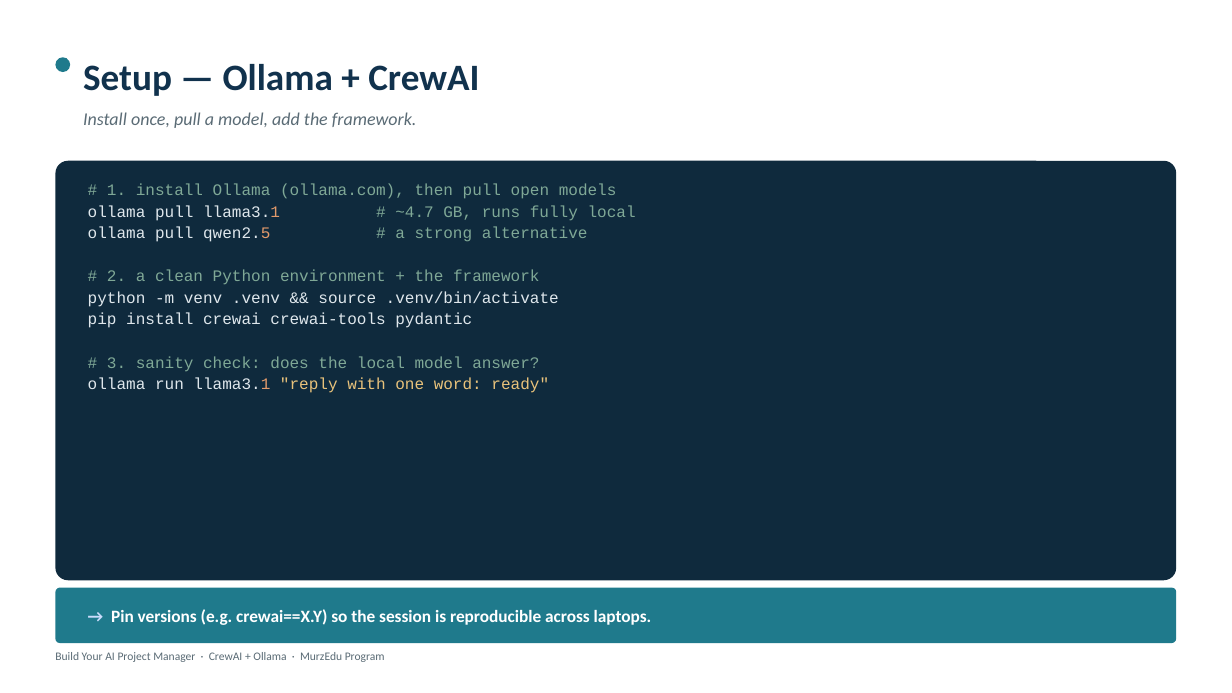
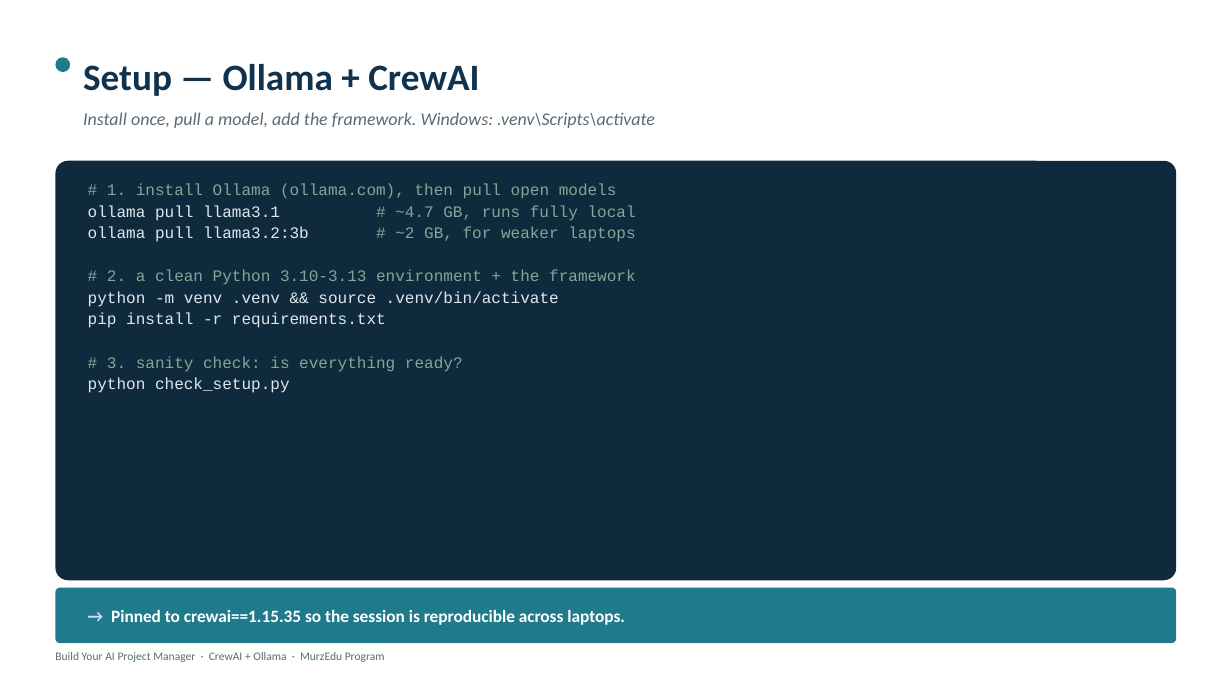
Before and after one commit to adepuu/ai-pm-workshop, a slide deck: slide 11 of MurzEdu_AI_Workshop_Package/01_Slide_Deck/AI_Project_Manager_Workshop_EN.pptx. Drawn at 1232x693 pixels with LibreOffice and Linux fonts; fonts in the diff are those of the drawing. Boxes give left, top, right and bottom in pixels: in the first picture for what was removed or moved away, otherwise in the second. Text is boxed around its words. In the diff, an @@ line names an element or a change of style, - is before the commit and + after.

```diff
--- a/MurzEdu_AI_Workshop_Package/01_Slide_Deck/AI_Project_Manager_Workshop_EN.pptx
+++ b/MurzEdu_AI_Workshop_Package/01_Slide_Deck/AI_Project_Manager_Workshop_EN.pptx
@@ text at <box>83,112,655,128</box>: text changed @@
-Install once, pull a model, add the framework.
+Install once, pull a model, add the framework. Windows: .venv\Scripts\activate
@@ text at <box>88,205,636,221</box>: text colour #E29A6B to #DFE7EC in "llama3.1" @@
@@ text at <box>88,226,636,284</box>: text changed @@
-ollama pull qwen2.5 # a strong alternative
-# 2. a clean Python environment + the framework
+ollama pull llama3.2:3b # ~2 GB, for weaker laptops
+# 2. a clean Python 3.10-3.13 environment + the framework
@@ text at <box>88,313,463,393</box>: text changed @@
-pip install crewai crewai-tools pydantic
-# 3. sanity check: does the local model answer?
-ollama run llama3.1 "reply with one word: ready"
+pip install -r requirements.txt
+# 3. sanity check: is everything ready?
+python check_setup.py
@@ text at <box>111,610,625,625</box>: text changed @@
-→ Pin versions (e.g. crewai==X.Y) so the session is reproducible across laptops.
+→ Pinned to crewai==1.15.35 so the session is reproducible across laptops.
```
Also in this commit, not shown: 9 other slides changed, 28 other files.
